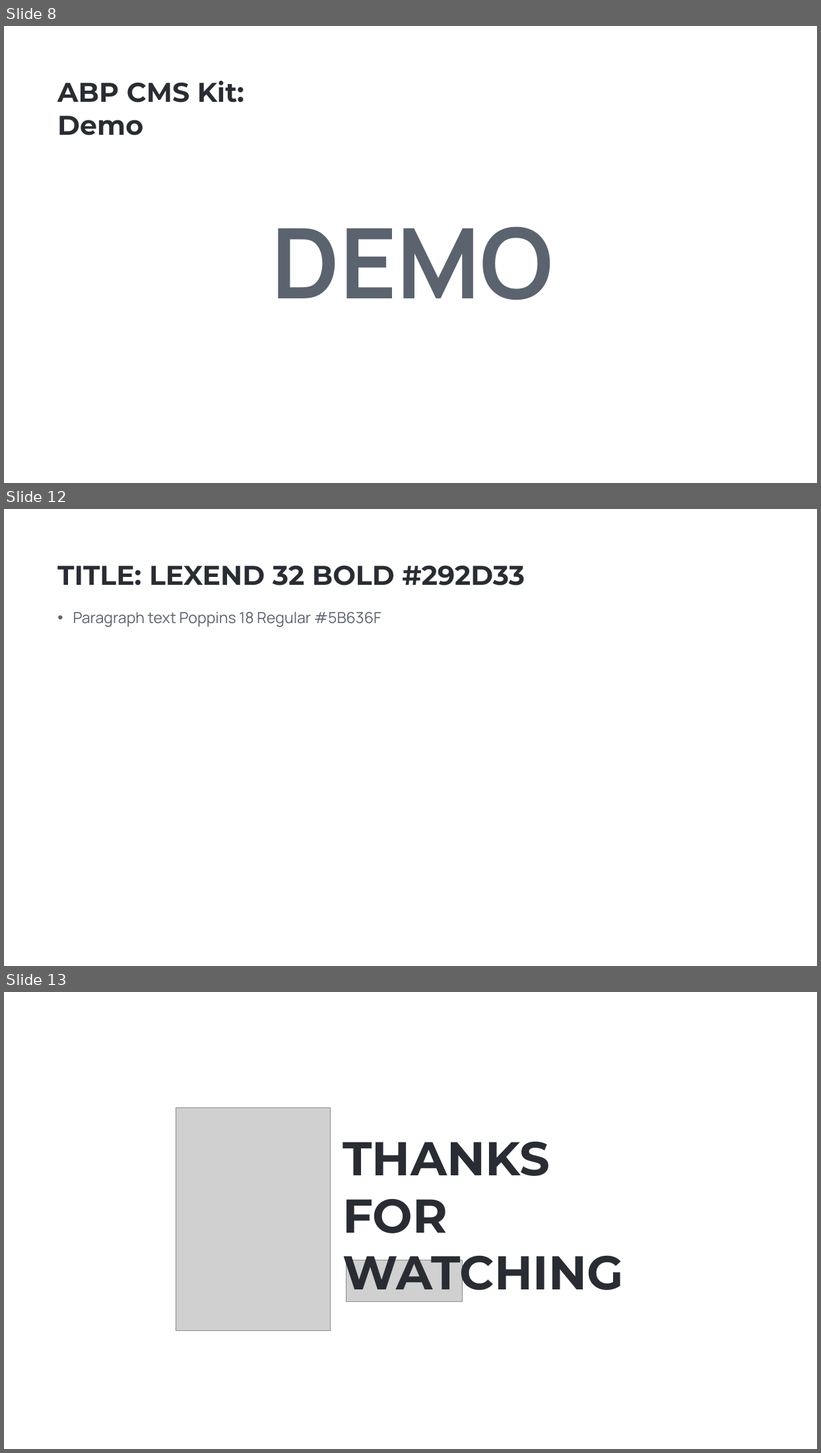
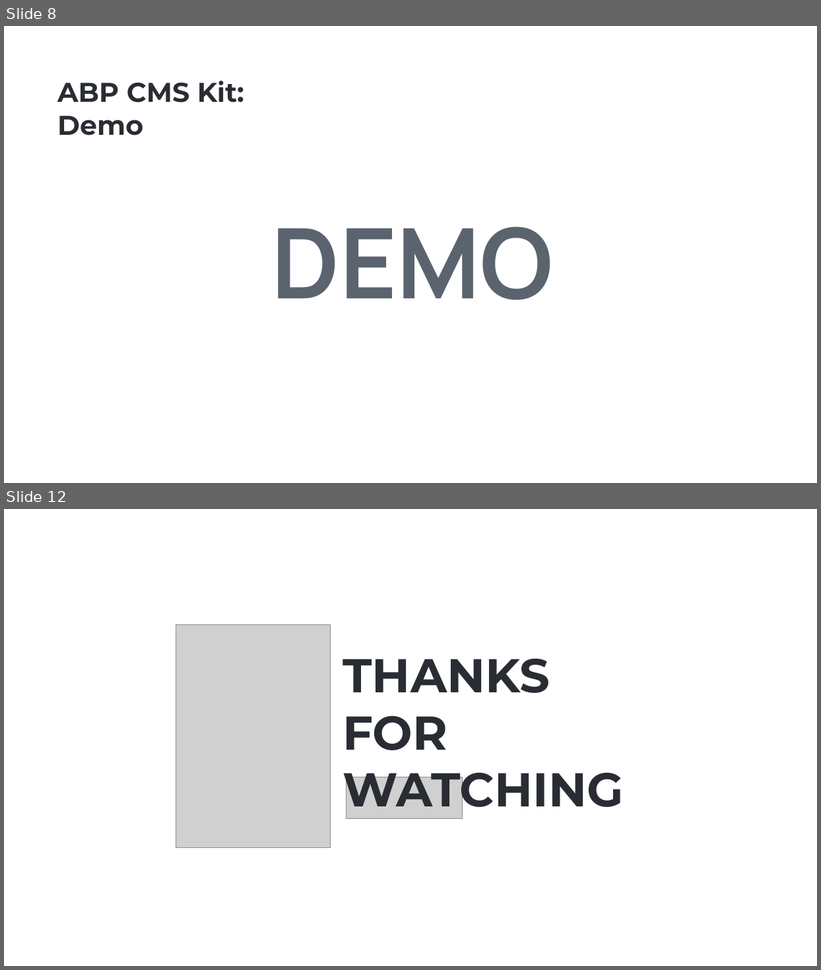
Before and after one commit to hikalkan/presentations, a slide deck: 2023-09-28 ABP CMS Kit/ABP CMS Kit.pptx. Shown one above the other, each under a label of ours: slides 8, 12 and 13 before the commit, slides 8 and 12 after it; the slides between them are not shown. The pictures are 821x1453 and 821x970 pixels, drawn with LibreOffice and Linux fonts; fonts in the diff are those of the drawing; grey boxes stand for pictures; background and template pictures are left out. Boxes give left, top, right and bottom in pixels: in the first picture for what was removed or moved away, otherwise in the second. Text is boxed around its words. In the diff, an @@ line names an element or a change of style, - is before the commit and + after.

```diff
--- a/2023-09-28 ABP CMS Kit/ABP CMS Kit.pptx
+++ b/2023-09-28 ABP CMS Kit/ABP CMS Kit.pptx
@@ slide 12 removed at bbox=[4, 509, 817, 966], background picture (left out) @@
@@ text removed at bbox=[57, 565, 525, 586] @@
-TITLE: LEXEND 32 BOLD #292D33
@@ text removed at bbox=[73, 612, 382, 627] @@
-• Paragraph text Poppins 18 Regular #5B636F
@@ what was slide 13 is now slide 12 @@
```
Also in this commit, not shown: 2 slides changed, 3 slides added, 3 other slides removed.
